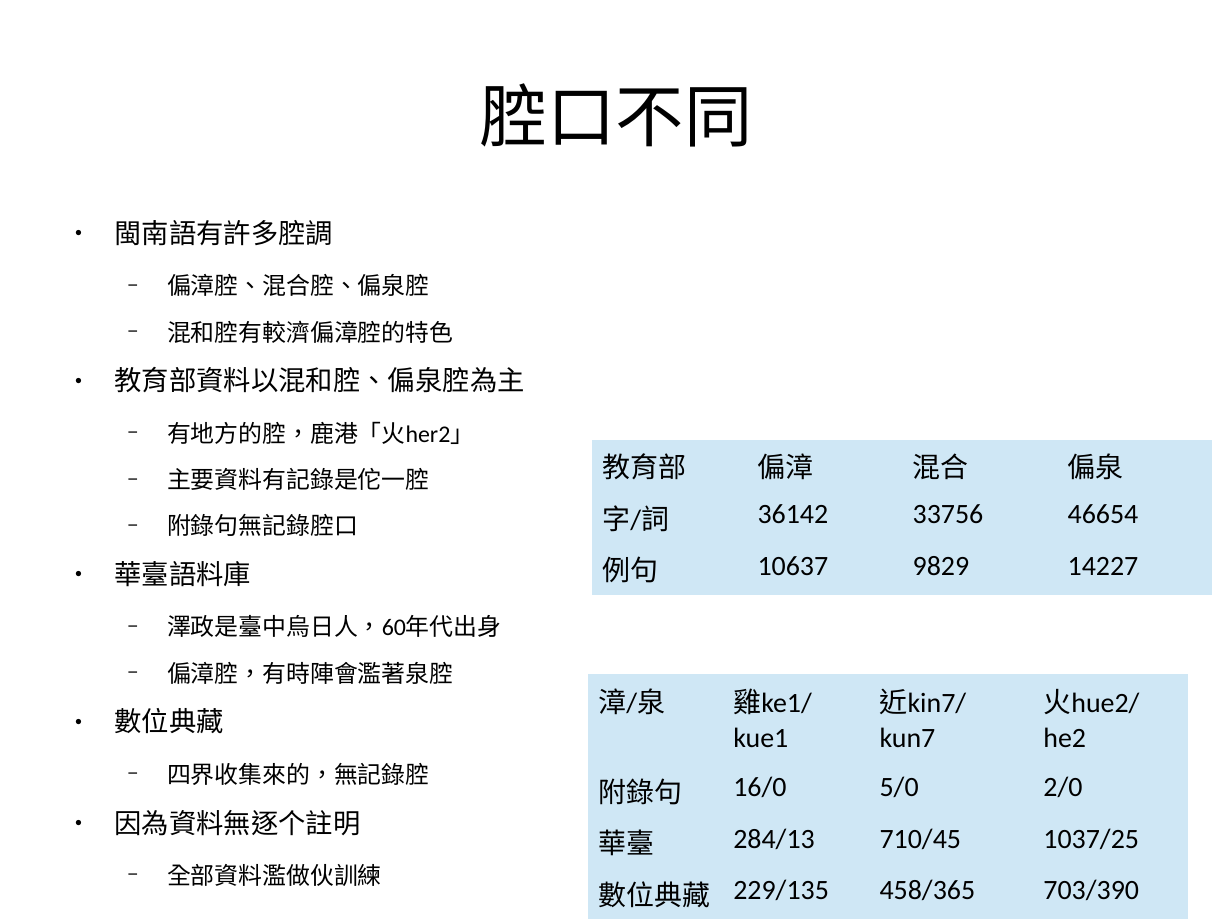
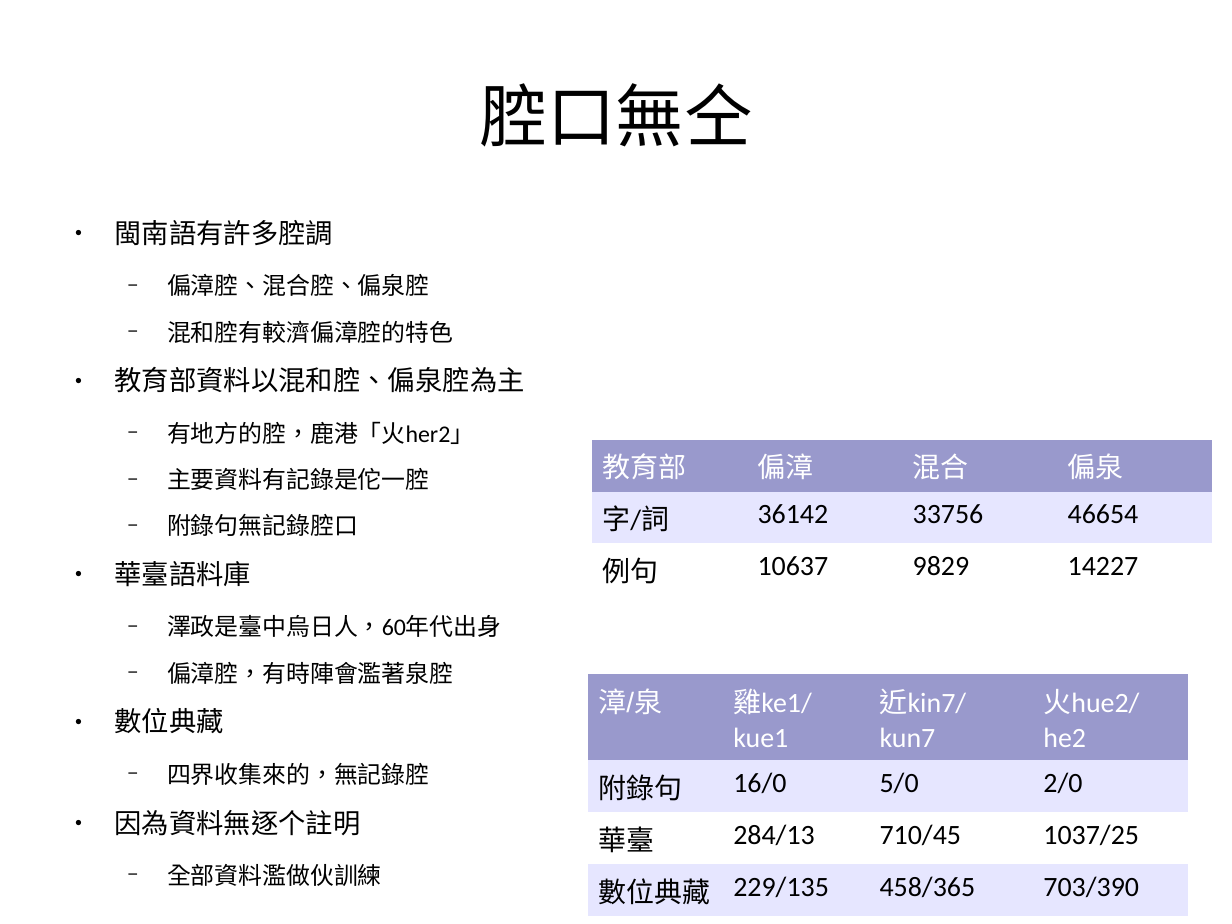
Before and after one commit to sih4sing5hong5/po3-ko3_tau5-iann2-phinn3, a slide deck: slide 18 of 翻譯報告.odp. Drawn at 1232x924 pixels with LibreOffice and Linux fonts; fonts in the diff are those of the drawing. Boxes give left, top, right and bottom in pixels: in the first picture for what was removed or moved away, otherwise in the second. Text is boxed around its words. In the diff, an @@ line names an element or a change of style, - is before the commit and + after.

```diff
--- a/翻譯報告.odp
+++ b/翻譯報告.odp
@@ title at <box>479,83,752,147</box>: text changed @@
-腔口不同
+腔口無仝
@@ table at <box>591,439,1213,588</box> @@
@@ fill #CFE7F5 to #9999CC in row 1 @@
@@ fill #CFE7F5 to #E6E6FF in row 2 @@
@@ fill #CFE7F5 to #FFFFFF in row 3 @@
@@ font Calibri to Arial in "教育部" @@
@@ text colour #000000 to #FFFFFF in "教育部", "偏漳", "混合", "偏泉" @@
@@ table at <box>588,674,1190,910</box> @@
@@ fill #CFE7F5 to #9999CC in row 1 @@
@@ fill #CFE7F5 to #E6E6FF in 8 cells @@
@@ fill #CFE7F5 to #FFFFFF in row 3 @@
@@ font Calibri to Arial in "漳/泉" @@
@@ text colour #000000 to #FFFFFF in "漳/泉", "雞ke1/kue1", "近kin7/kun7", "火hue2/he2" @@
```
Also in this commit, not shown: 11 other slides changed.
